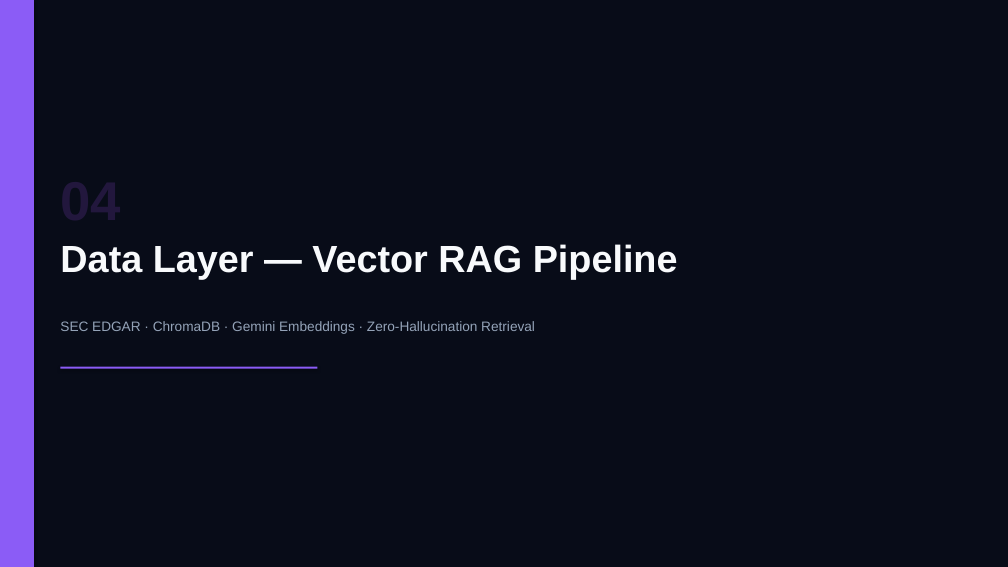
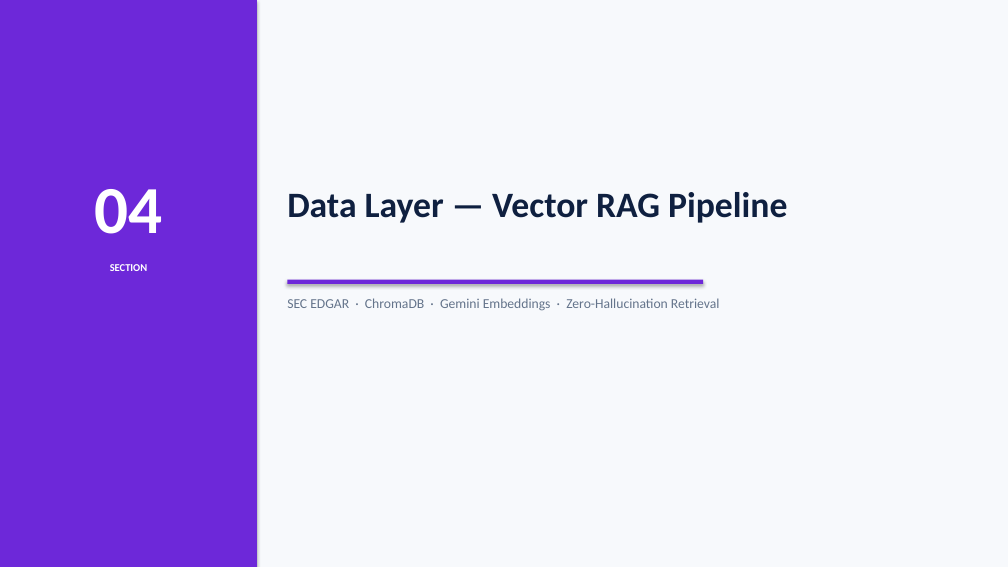
Before and after one commit to SagarTrimukhe/ai-investment-research-assistant, a slide deck: slide 11 of CAPSTONE_PROJECT_PRESENTATION.pptx. Drawn at 1008x567 pixels with LibreOffice and Linux fonts; fonts in the diff are those of the drawing. Boxes give left, top, right and bottom in pixels: in the first picture for what was removed or moved away, otherwise in the second. Text is boxed around its words. In the diff, an @@ line names an element or a change of style, - is before the commit and + after.

Commit message:
design: retheme to professional light mode — white canvas, navy headings, clean corporate accents

```diff
--- a/CAPSTONE_PROJECT_PRESENTATION.pptx
+++ b/CAPSTONE_PROJECT_PRESENTATION.pptx
@@ rectangle at [0,0,1008,567]: fill #080C18 to #F7F9FC @@
@@ rectangle: place and size @@
-rectangle at [0,0,34,567]
+rectangle at [0,0,257,567]
@@ rectangle at [0,0,257,567]: fill #8B5CF6 to #6D28D9 @@
@@ text added at [94,189,162,234], 64 pt, text #FFFFFF, bold @@
+04
@@ text "Data Layer — Vector RAG ...": place and size @@
-text "Data Layer — Vector RAG ..." at [60,244,678,279]
+text "Data Layer — Vector RAG ..." at [287,192,787,223]
@@ text "Data Layer — Vector RAG ..." at [287,192,787,223]: size 36 to 34 pt, font Arial to Calibri, text colour #F8FAFC to #0F2040 @@
@@ text added at [110,264,147,271], 10 pt, text #FFFFFF, bold @@
+SECTION
@@ text "SEC EDGAR · ChromaDB · ...": place and size @@
-text "SEC EDGAR · ChromaDB · ..." at [60,321,535,334]
+text "SEC EDGAR · ChromaDB · ..." at [287,298,720,311]
@@ text "SEC EDGAR · ChromaDB · ..." at [287,298,720,311]: font Arial to Calibri, text colour #94A3B8 to #64748B @@
@@ rectangle at [287,280,703,284]: fill #8B5CF6 to #6D28D9 @@
@@ rectangle: place and size @@
-rectangle at [60,367,318,369]
+rectangle at [287,280,703,284]
```
Also in this commit, not shown: 17 other slides changed.
